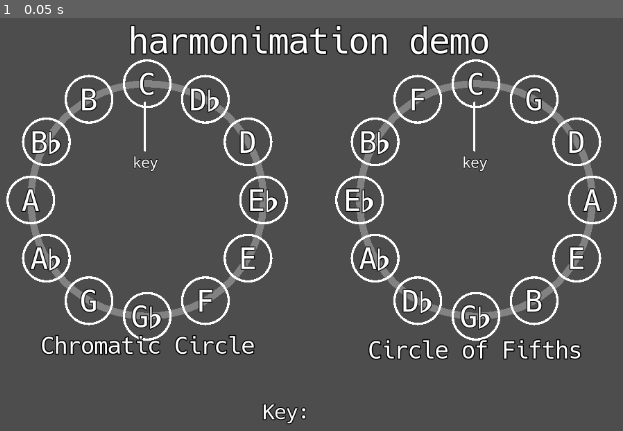
Above: before the commit, frame 1.
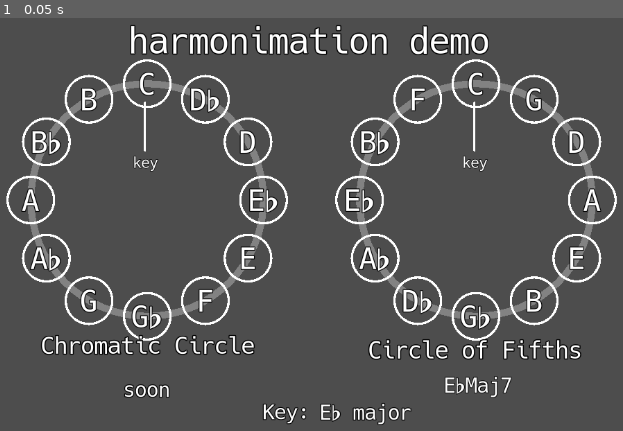
Above: after the commit, the same moment.

Repository: melodysium/harmonimation
Game: Godot game, scene res://src/video/video.tscn
Same seed, same stepped clock (60 frames per second), same inputs: the game is played once before the commit and once after it. The project has no main scene, so this scene is started directly.
Inputs:
- Up to frame 1 (0.05 s): no input

The runs differ from the first frame. In frame 1, 0.6% of the frame differs, in the area x 19-83%, y 86-99%.

Commit message:
fix: overlapping keyframes at start of a promise's lifetime

Diff:
--- a/godot-animator/src/utils.gd
+++ b/godot-animator/src/utils.gd
@@ -233,8 +233,9 @@
 
             # Set keyframes at different times:
             var previous_keyframe: PropertyKeyframePoint = null
+            var previous_key_idx: int = -1
             for keyframe: PropertyKeyframePoint in keyframes:
-                animation.track_insert_key(track_idx, keyframe.time, keyframe.value, keyframe.transition)
+                var key_idx := animation.track_insert_key(track_idx, keyframe.time, keyframe.value, keyframe.transition)
                 print_verbose("    added keyframe for (%fs: val=%s, easing=%f)" % [keyframe.time, keyframe.value, keyframe.transition])
 
                 if keyframe.lead_in_timespan > 0:
@@ -251,15 +252,25 @@
                         previous_value = (k as NodeProvider.NodePromise)._registration.initial_prop_values[property_name]
                     else:
                         pass # TODO: maybe I can set some default value here? for now, just expect widgets to set a keyframe at time=0 with no lead-in
-                        printerr("Cannot add a lead-in keyframe on the first keyframe of a track, as I don't know what previous value to set.")
+                        printerr("Error applying keyframes for node '%s' field '%s': Cannot add a lead-in keyframe on the first keyframe of a track, as I don't know what previous value to set." % [node.name, property_name])
                         continue
 
                     # only add lead-in keyframe if lead_in_time comes after the previous keyframe
                     if lead_in_time > previous_time:
-                        animation.track_insert_key(track_idx, lead_in_time, previous_value, keyframe.lead_in_transition)
-                        print_verbose("    added lead-in keyframe for (%fs: val=%s, easing=%f)" % [lead_in_time, previous_value, keyframe.lead_in_transition])
+                        # if there's already a keyframe here (probably from NodeProvider), handle it gracefully
+                        var existing_key_idx := animation.track_find_key(track_idx, lead_in_time, Animation.FIND_MODE_EXACT)
+                        if existing_key_idx != -1:
+                            var existing_key_value: Variant = animation.track_get_key_value(track_idx, existing_key_idx)
+                            if previous_value != existing_key_value:
+                                printerr("Error applying keyframes for node '%s' field '%s': tried to set keyframe at time=%f with value=%s, but this differs from an existing keyframe with value %s. Please check if you have conflicting keyframes." % [node.name, property_name, lead_in_time, previous_value, existing_key_value])
+                            else:
+                                print_verbose("    found existing keyframe at time=%fs with matching val=%s, updating its transition value to %f" % [lead_in_time, existing_key_value, keyframe.lead_in_transition])
+                                animation.track_set_key_transition(track_idx, existing_key_idx, keyframe.lead_in_transition)
+                        else:
+                            animation.track_insert_key(track_idx, lead_in_time, previous_value, keyframe.lead_in_transition)
+                            print_verbose("    added lead-in keyframe for (%fs: val=%s, easing=%f)" % [lead_in_time, previous_value, keyframe.lead_in_transition])
                     else:
                         # set transition on previous keyframe to animate into this one
-                        var key_idx := animation.track_find_key(track_idx, previous_time, Animation.FindMode.FIND_MODE_EXACT)
-                        animation.track_set_key_transition(track_idx, key_idx, keyframe.lead_in_transition)
+                        animation.track_set_key_transition(track_idx, previous_key_idx, keyframe.lead_in_transition)
                 previous_keyframe = keyframe
+                previous_key_idx = key_idx
--- a/godot-animator/src/video/video.tscn
+++ b/godot-animator/src/video/video.tscn
@@ -334,7 +334,7 @@
 tracks/26/loop_wrap = true
 tracks/26/keys = {
 "times": PackedFloat32Array(0, 7.9, 8, 9.9, 10, 15.9, 16, 17.9, 18, 23.9, 24, 25.9, 26, 31.9, 32, 74),
-"transitions": PackedFloat32Array(0, 0, 0, -4, 0, -4, 0, -4, 0, -4, 0, -4, 0, -4, 0, 0),
+"transitions": PackedFloat32Array(0, -4, 0, -4, 0, -4, 0, -4, 0, -4, 0, -4, 0, -4, 0, 0),
 "update": 0,
 "values": [Color(1, 1, 1, 0), Color(1, 1, 1, 0), Color(1, 1, 1, 0.6), Color(1, 1, 1, 0.6), Color(1, 1, 1, 0.36), Color( …(249 unchanged characters)…
 }
@@ -358,7 +358,7 @@
 tracks/28/loop_wrap = true
 tracks/28/keys = {
 "times": PackedFloat32Array(0, 9.9, 10, 15.9, 16, 17.9, 18, 23.9, 24, 25.9, 26, 31.9, 32, 33.9, 34, 34.9, 35, 35.9, 36, …(299 unchanged characters)…
-"transitions": PackedFloat32Array(0, 0, 0, -4, 0, -4, 0, -4, 0, -4, 0, -4, 0, -4, 0, 0, 0, -4, 0, -4, 0, -4, 0, -4, 0, -4, 0, -4, 0, 0, 0, -4, 0, -4, 0, -4, 0, -4, 0, -4, 0, -4, 0, 0, 0, -4, 0, -4, 0, -4, 0, -4, 0, -4, 0, -4, 0, 0, 0, -4, 0, -4, 0, -4, 0, -4, 0, -4, 0, -4, 0, 0, 0, -4, 0, -4, 0, 0),
+"transitions": PackedFloat32Array(0, -4, 0, -4, 0, -4, 0, -4, 0, -4, 0, -4, 0, -4, 0, -4, 0, -4, 0, -4, 0, -4, 0, -4, 0, -4, 0, -4, 0, -4, 0, -4, 0, -4, 0, -4, 0, -4, 0, -4, 0, -4, 0, -4, 0, -4, 0, -4, 0, -4, 0, -4, 0, -4, 0, -4, 0, -4, 0, -4, 0, -4, 0, -4, 0, -4, 0, -4, 0, -4, 0, -4, 0, -4, 0, -4, 0, 0),
 "update": 0,
 "values": [Color(1, 1, 1, 0), Color(1, 1, 1, 0), Color(1, 1, 1, 0.6), Color(1, 1, 1, 0.6), Color(1, 1, 1, 0.36), Color( …(1657 unchanged characters)…
 }
@@ -382,7 +382,7 @@
 tracks/30/loop_wrap = true
 tracks/30/keys = {
 "times": PackedFloat32Array(0, 15.9, 16, 17.9, 18, 23.9, 24, 25.9, 26, 31.9, 32, 33.9, 34, 34.9, 35, 35.9, 36, 36.9, 37 …(290 unchanged characters)…
-"transitions": PackedFloat32Array(0, 0, 0, -4, 0, -4, 0, -4, 0, -4, 0, -4, 0, -4, 0, 0, 0, -4, 0, -4, 0, -4, 0, -4, 0, -4, 0, -4, 0, 0, 0, -4, 0, -4, 0, -4, 0, -4, 0, -4, 0, -4, 0, 0, 0, -4, 0, -4, 0, -4, 0, -4, 0, -4, 0, -4, 0, 0, 0, -4, 0, -4, 0, -4, 0, -4, 0, -4, 0, -4, 0, 0, 0, -4, 0, 0),
+"transitions": PackedFloat32Array(0, -4, 0, -4, 0, -4, 0, -4, 0, -4, 0, -4, 0, -4, 0, -4, 0, -4, 0, -4, 0, -4, 0, -4, 0, -4, 0, -4, 0, -4, 0, -4, 0, -4, 0, -4, 0, -4, 0, -4, 0, -4, 0, -4, 0, -4, 0, -4, 0, -4, 0, -4, 0, -4, 0, -4, 0, -4, 0, -4, 0, -4, 0, -4, 0, -4, 0, -4, 0, -4, 0, -4, 0, -4, 0, 0),
 "update": 0,
 "values": [Color(1, 1, 1, 0), Color(1, 1, 1, 0), Color(1, 1, 1, 0.6), Color(1, 1, 1, 0.6), Color(1, 1, 1, 0.36), Color( …(1612 unchanged characters)…
 }
@@ -406,7 +406,7 @@
 tracks/32/loop_wrap = true
 tracks/32/keys = {
 "times": PackedFloat32Array(0, 17.9, 18, 23.9, 24, 25.9, 26, 31.9, 32, 33.9, 34, 34.9, 35, 35.9, 36, 36.9, 37, 37.9, 38 …(280 unchanged characters)…
-"transitions": PackedFloat32Array(0, 0, 0, -4, 0, -4, 0, -4, 0, -4, 0, -4, 0, -4, 0, 0, 0, -4, 0, -4, 0, -4, 0, -4, 0, -4, 0, -4, 0, 0, 0, -4, 0, -4, 0, -4, 0, -4, 0, -4, 0, -4, 0, 0, 0, -4, 0, -4, 0, -4, 0, -4, 0, -4, 0, -4, 0, 0, 0, -4, 0, -4, 0, -4, 0, -4, 0, -4, 0, -4, 0, 0, 0, 0),
+"transitions": PackedFloat32Array(0, -4, 0, -4, 0, -4, 0, -4, 0, -4, 0, -4, 0, -4, 0, -4, 0, -4, 0, -4, 0, -4, 0, -4, 0, -4, 0, -4, 0, -4, 0, -4, 0, -4, 0, -4, 0, -4, 0, -4, 0, -4, 0, -4, 0, -4, 0, -4, 0, -4, 0, -4, 0, -4, 0, -4, 0, -4, 0, -4, 0, -4, 0, -4, 0, -4, 0, -4, 0, -4, 0, -4, 0, 0),
 "update": 0,
 "values": [Color(1, 1, 1, 0), Color(1, 1, 1, 0), Color(1, 1, 1, 0.6), Color(1, 1, 1, 0.6), Color(1, 1, 1, 0.36), Color( …(1569 unchanged characters)…
 }
@@ -430,7 +430,7 @@
 tracks/34/loop_wrap = true
 tracks/34/keys = {
 "times": PackedFloat32Array(0, 23.9, 24, 25.9, 26, 31.9, 32, 33.9, 34, 34.9, 35, 35.9, 36, 36.9, 37, 37.9, 38, 38.9, 39 …(266 unchanged characters)…
-"transitions": PackedFloat32Array(0, 0, 0, -4, 0, -4, 0, -4, 0, -4, 0, -4, 0, -4, 0, 0, 0, -4, 0, -4, 0, -4, 0, -4, 0, -4, 0, -4, 0, 0, 0, -4, 0, -4, 0, -4, 0, -4, 0, -4, 0, -4, 0, 0, 0, -4, 0, -4, 0, -4, 0, -4, 0, -4, 0, -4, 0, 0, 0, -4, 0, -4, 0, -4, 0, -4, 0, -4, 0, -4, 0),
+"transitions": PackedFloat32Array(0, -4, 0, -4, 0, -4, 0, -4, 0, -4, 0, -4, 0, -4, 0, -4, 0, -4, 0, -4, 0, -4, 0, -4, 0, -4, 0, -4, 0, -4, 0, -4, 0, -4, 0, -4, 0, -4, 0, -4, 0, -4, 0, -4, 0, -4, 0, -4, 0, -4, 0, -4, 0, -4, 0, -4, 0, -4, 0, -4, 0, -4, 0, -4, 0, -4, 0, -4, 0, -4, 0),
 "update": 0,
 "values": [Color(1, 1, 1, 0), Color(1, 1, 1, 0), Color(1, 1, 1, 0.6), Color(1, 1, 1, 0.6), Color(1, 1, 1, 0.36), Color( …(1510 unchanged characters)…
 }
@@ -454,7 +454,7 @@
 tracks/36/loop_wrap = true
 tracks/36/keys = {
 "times": PackedFloat32Array(0, 25.9, 26, 31.9, 32, 33.9, 34, 34.9, 35, 35.9, 36, 36.9, 37, 37.9, 38, 38.9, 39, 39.9, 40 …(260 unchanged characters)…
-"transitions": PackedFloat32Array(0, 0, 0, -4, 0, -4, 0, -4, 0, -4, 0, -4, 0, -4, 0, 0, 0, -4, 0, -4, 0, -4, 0, -4, 0, -4, 0, -4, 0, 0, 0, -4, 0, -4, 0, -4, 0, -4, 0, -4, 0, -4, 0, 0, 0, -4, 0, -4, 0, -4, 0, -4, 0, -4, 0, -4, 0, 0, 0, -4, 0, -4, 0, -4, 0, -4, 0, -4, 0, 0),
+"transitions": PackedFloat32Array(0, -4, 0, -4, 0, -4, 0, -4, 0, -4, 0, -4, 0, -4, 0, -4, 0, -4, 0, -4, 0, -4, 0, -4, 0, -4, 0, -4, 0, -4, 0, -4, 0, -4, 0, -4, 0, -4, 0, -4, 0, -4, 0, -4, 0, -4, 0, -4, 0, -4, 0, -4, 0, -4, 0, -4, 0, -4, 0, -4, 0, -4, 0, -4, 0, -4, 0, -4, 0, 0),
 "update": 0,
 "values": [Color(1, 1, 1, 0), Color(1, 1, 1, 0), Color(1, 1, 1, 0.6), Color(1, 1, 1, 0.6), Color(1, 1, 1, 0.36), Color( …(1484 unchanged characters)…
 }
@@ -478,7 +478,7 @@
 tracks/38/loop_wrap = true
 tracks/38/keys = {
 "times": PackedFloat32Array(0, 31.9, 32, 33.9, 34, 34.9, 35, 35.9, 36, 36.9, 37, 37.9, 38, 38.9, 39, 39.9, 40, 40.9, 41 …(250 unchanged characters)…
-"transitions": PackedFloat32Array(0, 0, 0, -4, 0, -4, 0, -4, 0, -4, 0, -4, 0, -4, 0, 0, 0, -4, 0, -4, 0, -4, 0, -4, 0, -4, 0, -4, 0, 0, 0, -4, 0, -4, 0, -4, 0, -4, 0, -4, 0, -4, 0, 0, 0, -4, 0, -4, 0, -4, 0, -4, 0, -4, 0, -4, 0, 0, 0, -4, 0, -4, 0, -4, 0, -4, 0, 0),
+"transitions": PackedFloat32Array(0, -4, 0, -4, 0, -4, 0, -4, 0, -4, 0, -4, 0, -4, 0, -4, 0, -4, 0, -4, 0, -4, 0, -4, 0, -4, 0, -4, 0, -4, 0, -4, 0, -4, 0, -4, 0, -4, 0, -4, 0, -4, 0, -4, 0, -4, 0, -4, 0, -4, 0, -4, 0, -4, 0, -4, 0, -4, 0, -4, 0, -4, 0, -4, 0, -4, 0, 0),
 "update": 0,
 "values": [Color(1, 1, 1, 0), Color(1, 1, 1, 0), Color(1, 1, 1, 0.6), Color(1, 1, 1, 0.6), Color(1, 1, 1, 0.36), Color( …(1433 unchanged characters)…
 }
@@ -502,7 +502,7 @@
 tracks/40/loop_wrap = true
 tracks/40/keys = {
 "times": PackedFloat32Array(0, 33.9, 34, 34.9, 35, 35.9, 36, 36.9, 37, 37.9, 38, 38.9, 39, 39.9, 40, 40.9, 41, 41.9, 42 …(240 unchanged characters)…
-"transitions": PackedFloat32Array(0, 0, 0, -4, 0, -4, 0, -4, 0, -4, 0, -4, 0, -4, 0, 0, 0, -4, 0, -4, 0, -4, 0, -4, 0, -4, 0, -4, 0, 0, 0, -4, 0, -4, 0, -4, 0, -4, 0, -4, 0, -4, 0, 0, 0, -4, 0, -4, 0, -4, 0, -4, 0, -4, 0, -4, 0, 0, 0, -4, 0, -4, 0, -4, 0, 0),
+"transitions": PackedFloat32Array(0, -4, 0, -4, 0, -4, 0, -4, 0, -4, 0, -4, 0, -4, 0, -4, 0, -4, 0, -4, 0, -4, 0, -4, 0, -4, 0, -4, 0, -4, 0, -4, 0, -4, 0, -4, 0, -4, 0, -4, 0, -4, 0, -4, 0, -4, 0, -4, 0, -4, 0, -4, 0, -4, 0, -4, 0, -4, 0, -4, 0, -4, 0, -4, 0, 0),
 "update": 0,
 "values": [Color(1, 1, 1, 0), Color(1, 1, 1, 0), Color(1, 1, 1, 0.6), Color(1, 1, 1, 0.6), Color(1, 1, 1, 0.36), Color( …(1384 unchanged characters)…
 }
@@ -838,7 +838,7 @@
 tracks/68/loop_wrap = true
 tracks/68/keys = {
 "times": PackedFloat32Array(0, 7.9, 8, 9.9, 10, 15.9, 16, 17.9, 18, 23.9, 24, 25.9, 26, 31.9, 32, 74),
-"transitions": PackedFloat32Array(0, 0, 0, -4, 0, -4, 0, -4, 0, -4, 0, -4, 0, -4, 0, 0),
+"transitions": PackedFloat32Array(0, -4, 0, -4, 0, -4, 0, -4, 0, -4, 0, -4, 0, -4, 0, 0),
 "update": 0,
 "values": [Color(1, 1, 1, 0), Color(1, 1, 1, 0), Color(1, 1, 1, 0.6), Color(1, 1, 1, 0.6), Color(1, 1, 1, 0.36), Color( …(249 unchanged characters)…
 }
@@ -862,7 +862,7 @@
 tracks/70/loop_wrap = true
 tracks/70/keys = {
 "times": PackedFloat32Array(0, 9.9, 10, 15.9, 16, 17.9, 18, 23.9, 24, 25.9, 26, 31.9, 32, 33.9, 34, 34.9, 35, 35.9, 36, …(299 unchanged characters)…
-"transitions": PackedFloat32Array(0, 0, 0, -4, 0, -4, 0, -4, 0, -4, 0, -4, 0, -4, 0, 0, 0, -4, 0, -4, 0, -4, 0, -4, 0, -4, 0, -4, 0, 0, 0, -4, 0, -4, 0, -4, 0, -4, 0, -4, 0, -4, 0, 0, 0, -4, 0, -4, 0, -4, 0, -4, 0, -4, 0, -4, 0, 0, 0, -4, 0, -4, 0, -4, 0, -4, 0, -4, 0, -4, 0, 0, 0, -4, 0, -4, 0, 0),
+"transitions": PackedFloat32Array(0, -4, 0, -4, 0, -4, 0, -4, 0, -4, 0, -4, 0, -4, 0, -4, 0, -4, 0, -4, 0, -4, 0, -4, 0, -4, 0, -4, 0, -4, 0, -4, 0, -4, 0, -4, 0, -4, 0, -4, 0, -4, 0, -4, 0, -4, 0, -4, 0, -4, 0, -4, 0, -4, 0, -4, 0, -4, 0, -4, 0, -4, 0, -4, 0, -4, 0, -4, 0, -4, 0, -4, 0, -4, 0, -4, 0, 0),
 "update": 0,
 "values": [Color(1, 1, 1, 0), Color(1, 1, 1, 0), Color(1, 1, 1, 0.6), Color(1, 1, 1, 0.6), Color(1, 1, 1, 0.36), Color( …(1657 unchanged characters)…
 }
@@ -886,7 +886,7 @@
 tracks/72/loop_wrap = true
 tracks/72/keys = {
 "times": PackedFloat32Array(0, 15.9, 16, 17.9, 18, 23.9, 24, 25.9, 26, 31.9, 32, 33.9, 34, 34.9, 35, 35.9, 36, 36.9, 37 …(290 unchanged characters)…
-"transitions": PackedFloat32Array(0, 0, 0, -4, 0, -4, 0, -4, 0, -4, 0, -4, 0, -4, 0, 0, 0, -4, 0, -4, 0, -4, 0, -4, 0, -4, 0, -4, 0, 0, 0, -4, 0, -4, 0, -4, 0, -4, 0, -4, 0, -4, 0, 0, 0, -4, 0, -4, 0, -4, 0, -4, 0, -4, 0, -4, 0, 0, 0, -4, 0, -4, 0, -4, 0, -4, 0, -4, 0, -4, 0, 0, 0, -4, 0, 0),
+"transitions": PackedFloat32Array(0, -4, 0, -4, 0, -4, 0, -4, 0, -4, 0, -4, 0, -4, 0, -4, 0, -4, 0, -4, 0, -4, 0, -4, 0, -4, 0, -4, 0, -4, 0, -4, 0, -4, 0, -4, 0, -4, 0, -4, 0, -4, 0, -4, 0, -4, 0, -4, 0, -4, 0, -4, 0, -4, 0, -4, 0, -4, 0, -4, 0, -4, 0, -4, 0, -4, 0, -4, 0, -4, 0, -4, 0, -4, 0, 0),
 "update": 0,
 "values": [Color(1, 1, 1, 0), Color(1, 1, 1, 0), Color(1, 1, 1, 0.6), Color(1, 1, 1, 0.6), Color(1, 1, 1, 0.36), Color( …(1612 unchanged characters)…
 }
@@ -910,7 +910,7 @@
 tracks/74/loop_wrap = true
 tracks/74/keys = {
 "times": PackedFloat32Array(0, 17.9, 18, 23.9, 24, 25.9, 26, 31.9, 32, 33.9, 34, 34.9, 35, 35.9, 36, 36.9, 37, 37.9, 38 …(280 unchanged characters)…
-"transitions": PackedFloat32Array(0, 0, 0, -4, 0, -4, 0, -4, 0, -4, 0, -4, 0, -4, 0, 0, 0, -4, 0, -4, 0, -4, 0, -4, 0, -4, 0, -4, 0, 0, 0, -4, 0, -4, 0, -4, 0, -4, 0, -4, 0, -4, 0, 0, 0, -4, 0, -4, 0, -4, 0, -4, 0, -4, 0, -4, 0, 0, 0, -4, 0, -4, 0, -4, 0, -4, 0, -4, 0, -4, 0, 0, 0, 0),
+"transitions": PackedFloat32Array(0, -4, 0, -4, 0, -4, 0, -4, 0, -4, 0, -4, 0, -4, 0, -4, 0, -4, 0, -4, 0, -4, 0, -4, 0, -4, 0, -4, 0, -4, 0, -4, 0, -4, 0, -4, 0, -4, 0, -4, 0, -4, 0, -4, 0, -4, 0, -4, 0, -4, 0, -4, 0, -4, 0, -4, 0, -4, 0, -4, 0, -4, 0, -4, 0, -4, 0, -4, 0, -4, 0, -4, 0, 0),
 "update": 0,
 "values": [Color(1, 1, 1, 0), Color(1, 1, 1, 0), Color(1, 1, 1, 0.6), Color(1, 1, 1, 0.6), Color(1, 1, 1, 0.36), Color( …(1569 unchanged characters)…
 }
@@ -934,7 +934,7 @@
 tracks/76/loop_wrap = true
 tracks/76/keys = {
 "times": PackedFloat32Array(0, 23.9, 24, 25.9, 26, 31.9, 32, 33.9, 34, 34.9, 35, 35.9, 36, 36.9, 37, 37.9, 38, 38.9, 39 …(266 unchanged characters)…
-"transitions": PackedFloat32Array(0, 0, 0, -4, 0, -4, 0, -4, 0, -4, 0, -4, 0, -4, 0, 0, 0, -4, 0, -4, 0, -4, 0, -4, 0, -4, 0, -4, 0, 0, 0, -4, 0, -4, 0, -4, 0, -4, 0, -4, 0, -4, 0, 0, 0, -4, 0, -4, 0, -4, 0, -4, 0, -4, 0, -4, 0, 0, 0, -4, 0, -4, 0, -4, 0, -4, 0, -4, 0, -4, 0),
+"transitions": PackedFloat32Array(0, -4, 0, -4, 0, -4, 0, -4, 0, -4, 0, -4, 0, -4, 0, -4, 0, -4, 0, -4, 0, -4, 0, -4, 0, -4, 0, -4, 0, -4, 0, -4, 0, -4, 0, -4, 0, -4, 0, -4, 0, -4, 0, -4, 0, -4, 0, -4, 0, -4, 0, -4, 0, -4, 0, -4, 0, -4, 0, -4, 0, -4, 0, -4, 0, -4, 0, -4, 0, -4, 0),
 "update": 0,
 "values": [Color(1, 1, 1, 0), Color(1, 1, 1, 0), Color(1, 1, 1, 0.6), Color(1, 1, 1, 0.6), Color(1, 1, 1, 0.36), Color( …(1510 unchanged characters)…
 }
@@ -958,7 +958,7 @@
 tracks/78/loop_wrap = true
 tracks/78/keys = {
 "times": PackedFloat32Array(0, 25.9, 26, 31.9, 32, 33.9, 34, 34.9, 35, 35.9, 36, 36.9, 37, 37.9, 38, 38.9, 39, 39.9, 40 …(260 unchanged characters)…
-"transitions": PackedFloat32Array(0, 0, 0, -4, 0, -4, 0, -4, 0, -4, 0, -4, 0, -4, 0, 0, 0, -4, 0, -4, 0, -4, 0, -4, 0, -4, 0, -4, 0, 0, 0, -4, 0, -4, 0, -4, 0, -4, 0, -4, 0, -4, 0, 0, 0, -4, 0, -4, 0, -4, 0, -4, 0, -4, 0, -4, 0, 0, 0, -4, 0, -4, 0, -4, 0, -4, 0, -4, 0, 0),
+"transitions": PackedFloat32Array(0, -4, 0, -4, 0, -4, 0, -4, 0, -4, 0, -4, 0, -4, 0, -4, 0, -4, 0, -4, 0, -4, 0, -4, 0, -4, 0, -4, 0, -4, 0, -4, 0, -4, 0, -4, 0, -4, 0, -4, 0, -4, 0, -4, 0, -4, 0, -4, 0, -4, 0, -4, 0, -4, 0, -4, 0, -4, 0, -4, 0, -4, 0, -4, 0, -4, 0, -4, 0, 0),
 "update": 0,
 "values": [Color(1, 1, 1, 0), Color(1, 1, 1, 0), Color(1, 1, 1, 0.6), Color(1, 1, 1, 0.6), Color(1, 1, 1, 0.36), Color( …(1484 unchanged characters)…
 }
@@ -982,7 +982,7 @@
 tracks/80/loop_wrap = true
 tracks/80/keys = {
 "times": PackedFloat32Array(0, 31.9, 32, 33.9, 34, 34.9, 35, 35.9, 36, 36.9, 37, 37.9, 38, 38.9, 39, 39.9, 40, 40.9, 41 …(250 unchanged characters)…
-"transitions": PackedFloat32Array(0, 0, 0, -4, 0, -4, 0, -4, 0, -4, 0, -4, 0, -4, 0, 0, 0, -4, 0, -4, 0, -4, 0, -4, 0, -4, 0, -4, 0, 0, 0, -4, 0, -4, 0, -4, 0, -4, 0, -4, 0, -4, 0, 0, 0, -4, 0, -4, 0, -4, 0, -4, 0, -4, 0, -4, 0, 0, 0, -4, 0, -4, 0, -4, 0, -4, 0, 0),
+"transitions": PackedFloat32Array(0, -4, 0, -4, 0, -4, 0, -4, 0, -4, 0, -4, 0, -4, 0, -4, 0, -4, 0, -4, 0, -4, 0, -4, 0, -4, 0, -4, 0, -4, 0, -4, 0, -4, 0, -4, 0, -4, 0, -4, 0, -4, 0, -4, 0, -4, 0, -4, 0, -4, 0, -4, 0, -4, 0, -4, 0, -4, 0, -4, 0, -4, 0, -4, 0, -4, 0, 0),
 "update": 0,
 "values": [Color(1, 1, 1, 0), Color(1, 1, 1, 0), Color(1, 1, 1, 0.6), Color(1, 1, 1, 0.6), Color(1, 1, 1, 0.36), Color( …(1433 unchanged characters)…
 }
@@ -1006,7 +1006,7 @@
 tracks/82/loop_wrap = true
 tracks/82/keys = {
 "times": PackedFloat32Array(0, 33.9, 34, 34.9, 35, 35.9, 36, 36.9, 37, 37.9, 38, 38.9, 39, 39.9, 40, 40.9, 41, 41.9, 42 …(240 unchanged characters)…
-"transitions": PackedFloat32Array(0, 0, 0, -4, 0, -4, 0, -4, 0, -4, 0, -4, 0, -4, 0, 0, 0, -4, 0, -4, 0, -4, 0, -4, 0, -4, 0, -4, 0, 0, 0, -4, 0, -4, 0, -4, 0, -4, 0, -4, 0, -4, 0, 0, 0, -4, 0, -4, 0, -4, 0, -4, 0, -4, 0, -4, 0, 0, 0, -4, 0, -4, 0, -4, 0, 0),
+"transitions": PackedFloat32Array(0, -4, 0, -4, 0, -4, 0, -4, 0, -4, 0, -4, 0, -4, 0, -4, 0, -4, 0, -4, 0, -4, 0, -4, 0, -4, 0, -4, 0, -4, 0, -4, 0, -4, 0, -4, 0, -4, 0, -4, 0, -4, 0, -4, 0, -4, 0, -4, 0, -4, 0, -4, 0, -4, 0, -4, 0, -4, 0, -4, 0, -4, 0, -4, 0, 0),
 "update": 0,
 "values": [Color(1, 1, 1, 0), Color(1, 1, 1, 0), Color(1, 1, 1, 0.6), Color(1, 1, 1, 0.6), Color(1, 1, 1, 0.36), Color( …(1384 unchanged characters)…
 }
@@ -1157,7 +1157,7 @@
 offset_bottom = 569.0
 theme = ExtResource("11_4pb6b")
 theme_override_constants/outline_size = 6
-text = ""
+text = "E♭Maj7"
 text_source = 2
 
 [node name="CurrentLyrics" parent="." unique_id=948670699 instance=ExtResource("10_0d2eh")]
@@ -1167,7 +1167,7 @@
 offset_bottom = 586.0
 theme = ExtResource("11_4pb6b")
 theme_override_constants/outline_size = 8
-text = ""
+text = "soon"
 text_source = 1
 transition_time = 0.001
 
@@ -1178,7 +1178,7 @@
 offset_bottom = 619.0
 theme = ExtResource("11_4pb6b")
 theme_override_constants/outline_size = 8
-text = ""
+text = "E♭ major"
 horizontal_alignment = 0
 text_source = 3
 
